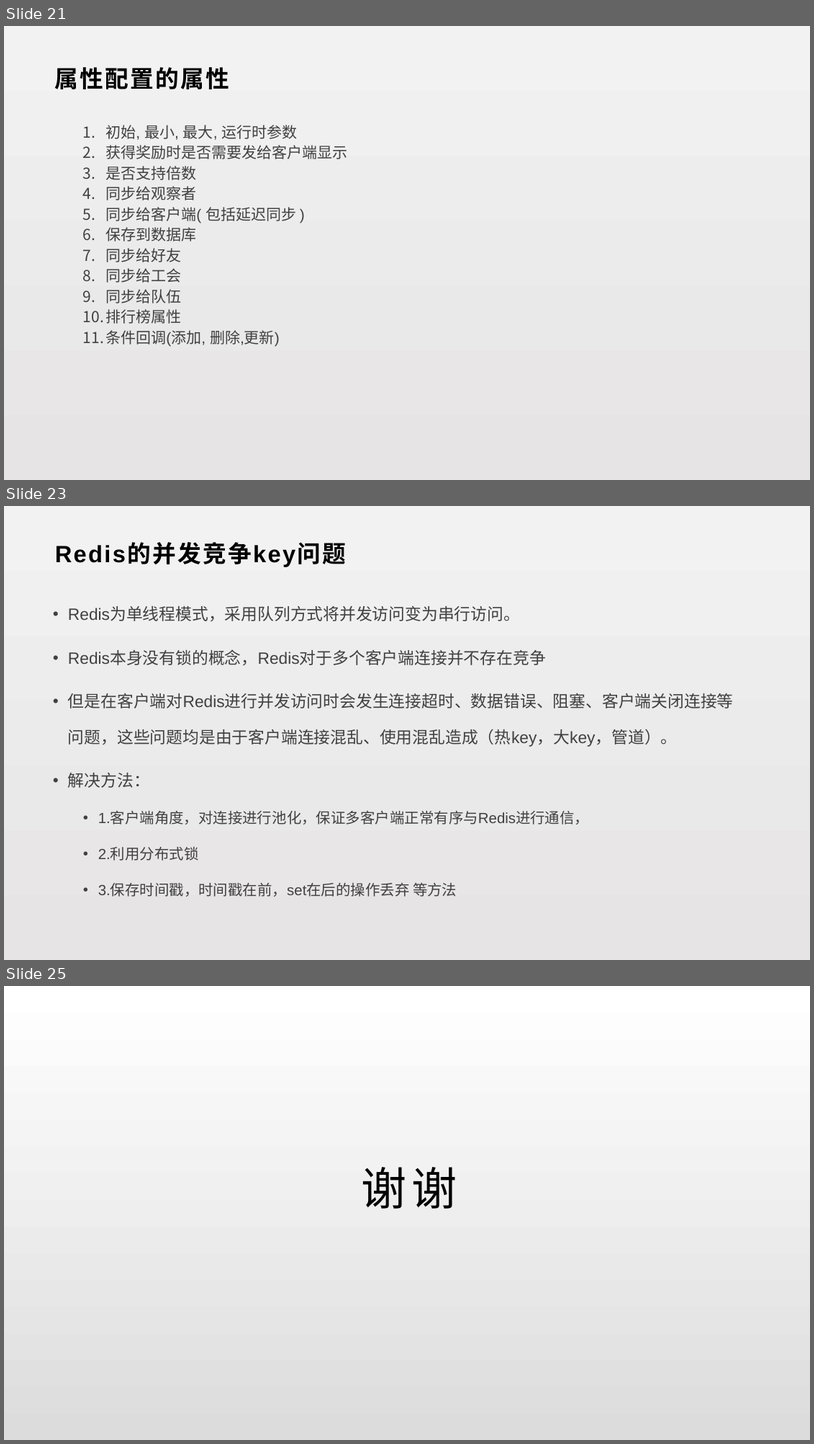
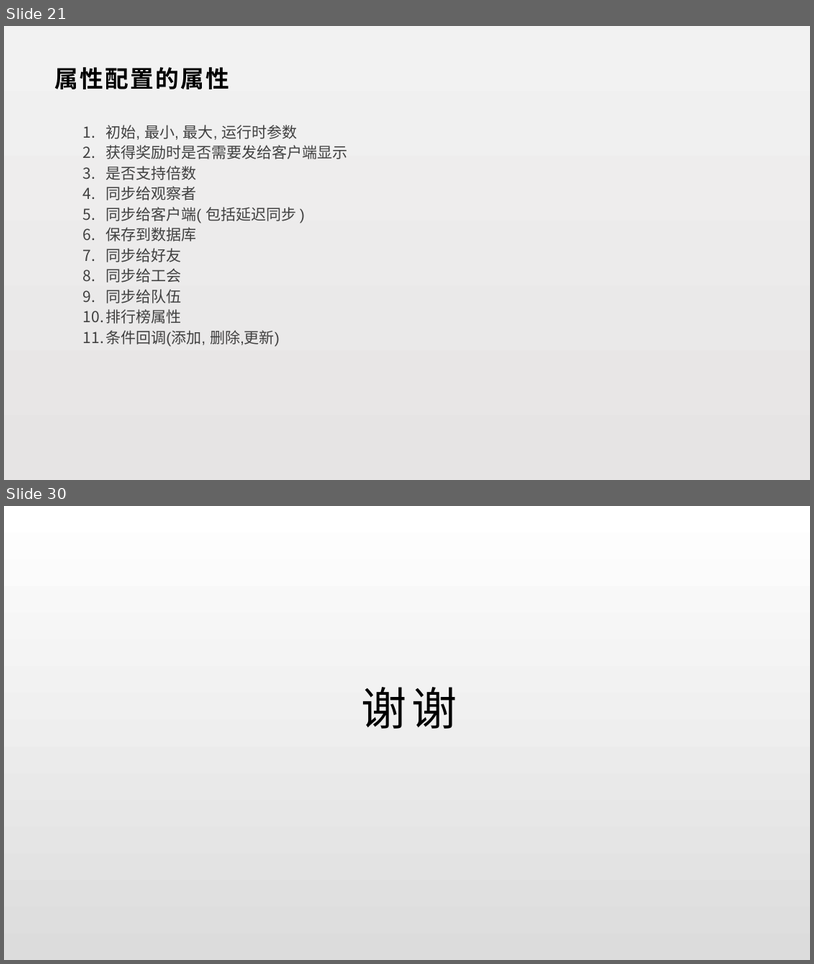
Before and after one commit to lori227/KFrame, a slide deck: _doc/KFrame.pptx. Shown one above the other, each under a label of ours: slides 21, 23 and 25 before the commit, slides 21 and 30 after it; the slides between them are not shown. The pictures are 814x1444 and 814x964 pixels, drawn with LibreOffice and Linux fonts; fonts in the diff are those of the drawing. Boxes give left, top, right and bottom in pixels: in the first picture for what was removed or moved away, otherwise in the second. Text is boxed around its words. In the diff, an @@ line names an element or a change of style, - is before the commit and + after.

```diff
--- a/_doc/KFrame.pptx
+++ b/_doc/KFrame.pptx
@@ slide 23 removed at (4, 506, 810, 960), background gradient #F2F2F2 to #E6E4E4 @@
@@ text removed at (55, 543, 346, 566) @@
-Redis的并发竞争key问题
@@ text removed at (68, 607, 734, 896) @@
-• Redis为单线程模式，采用队列方式将并发访问变为串行访问。
-• Redis本身没有锁的概念，Redis对于多个客户端连接并不存在竞争
-• 但是在客户端对Redis进行并发访问时会发生连接超时、数据错误、阻塞、客户端关闭连接等问题，这些问题均是由于客户端连接混乱、使用混乱造成（热key，大key，管道）。
-• 解决方法：
-  • 1.客户端角度，对连接进行池化，保证多客户端正常有序与Redis进行通信，
-  • 2.利用分布式锁
-  • 3.保存时间戳，时间戳在前，set在后的操作丢弃 等方法
@@ what was slide 25 is now slide 30 @@
```
Also in this commit, not shown: 6 slides changed, 7 slides added, 1 other slide removed, 1 other file.
